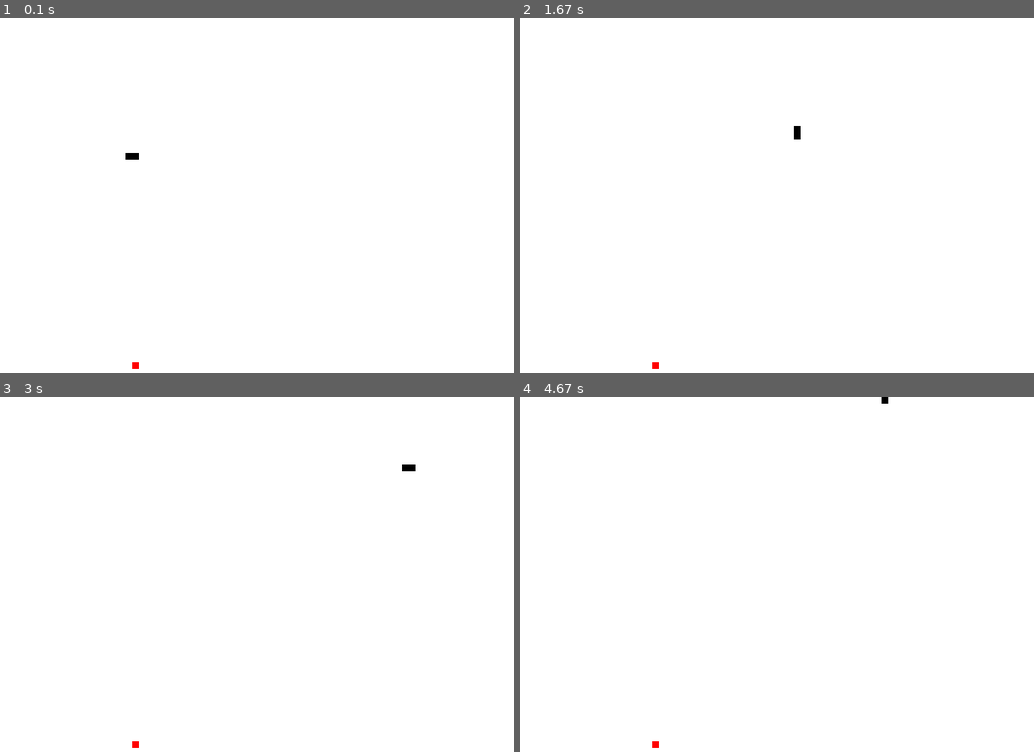
Above: before the commit, frames 1-4 (two rows, left to right).
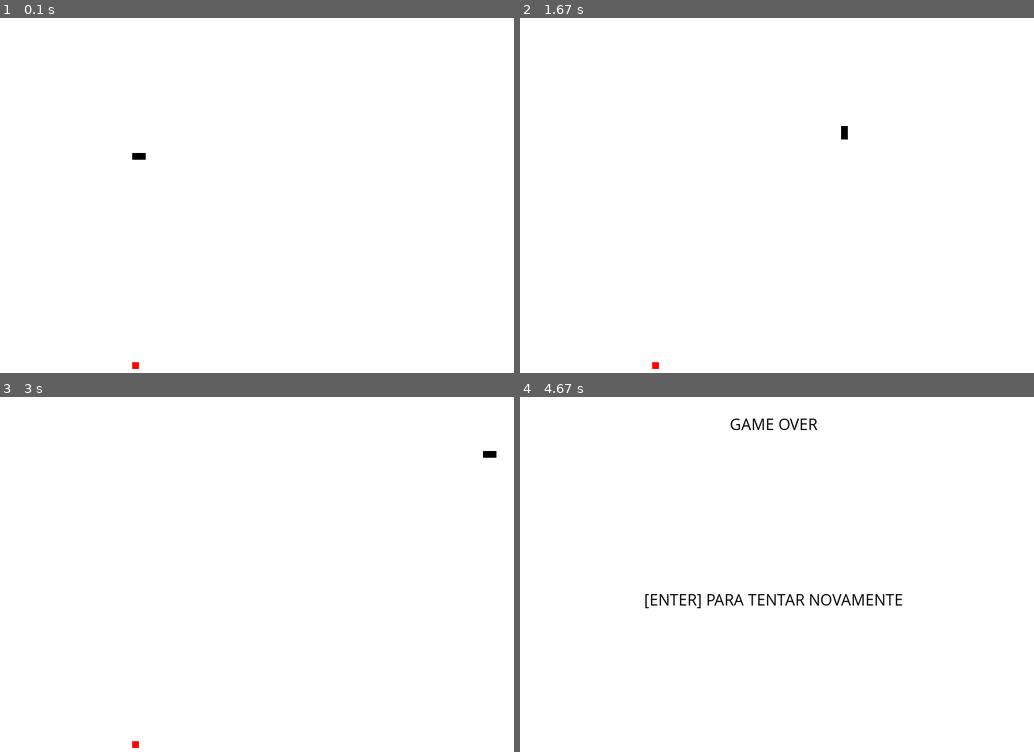
Above: after the commit, the same moments.

Repository: lucasmedeiros/pygame-minicurso
Game: pygame game, started from examples/snake-example/simple_snake.py
Same seed, same stepped clock (60 frames per second), same inputs: the game is played once before the commit and once after it.
Inputs:
- Up to frame 1 (0.1 s): no input
- Up to frame 2 (1.67 s): tap Space at 0.33, 0.67 s; hold Up from 1.5 s (still down)
- Up to frame 3 (3 s): release Up at 1.97 s; hold Right 2-2.47 s; hold Left from 2.5 s (still down)
- Up to frame 4 (4.67 s): release Left at 3.03 s; hold Down 3.07-3.37 s; hold Left 3.4-3.8 s; hold Up 3.83-4.2 s

The runs differ from the first frame. In frame 1, less than 0.1% of the frame differs, in the area x 24-29%, y 38-40%; in frame 2, 0.1%; in frame 3, 0.1%; in frame 4, 0.9%, in the area x 24-75%, y 0-99%.

Commit message:
adiciona mais exemplos

Diff:
--- /dev/null
+++ b/examples/example.py
@@ -0,0 +1,29 @@
+import pygame, random
+from pygame.locals import *
+
+LARGURA = 400
+ALTURA = 300
+
+def main():
+    pygame.init()
+
+    tela = pygame.display.set_mode((LARGURA, ALTURA))
+    pygame.display.set_caption("Minicurso Pygame")
+
+    sair = False
+    cor_branca = (255, 255, 255)
+    clock = pygame.time.Clock()
+
+    while not sair:
+        for event in pygame.event.get():
+            if event.type == pygame.QUIT:
+                sair = True
+
+        tela.fill(cor_branca)
+
+        pygame.display.update()
+        clock.tick(25)
+
+    pygame.quit()
+
+main()
--- a/snake-example/snake.py
+++ b/examples/snake-example/simple_snake.py
@@ -136,7 +136,7 @@
         curr_direction = RIGHT
 
     pygame.display.update()
-    clock.tick(20)
+    clock.tick(25)
 
 pygame.quit()
 quit()
Not shown, changed: README.md
